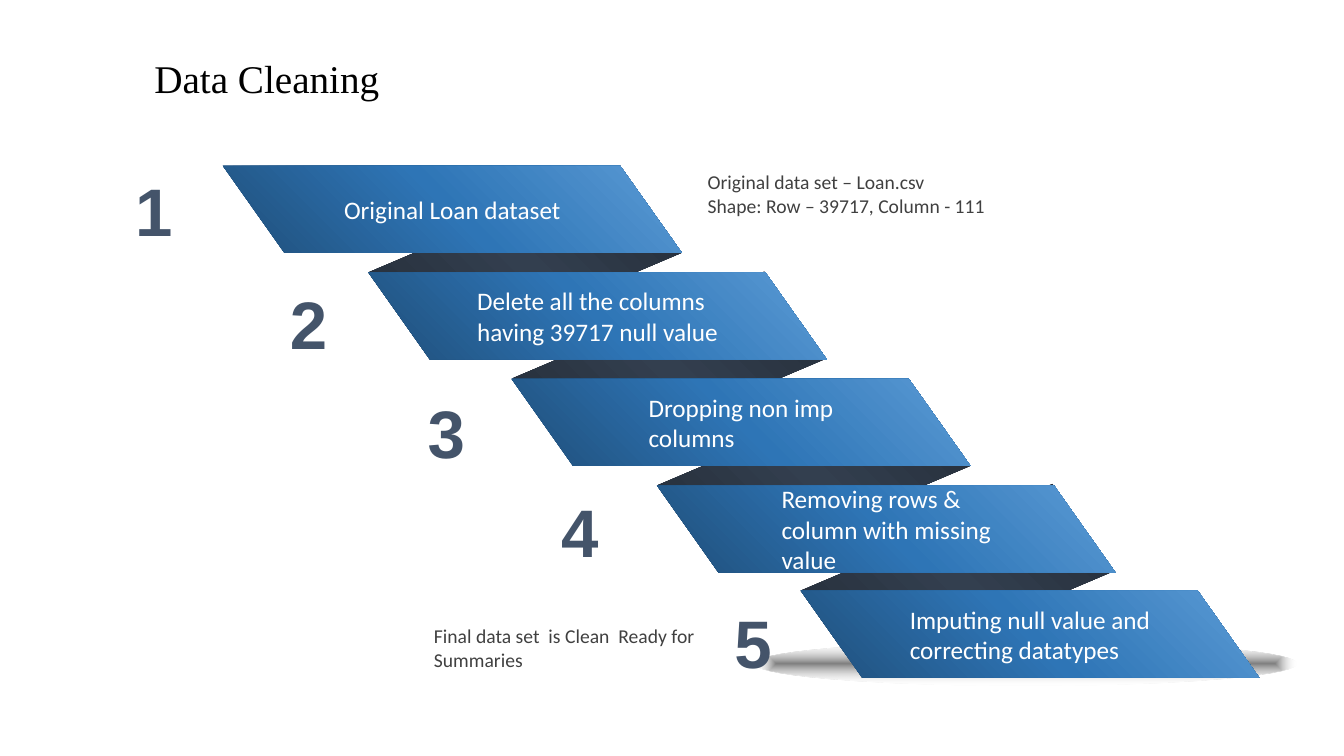
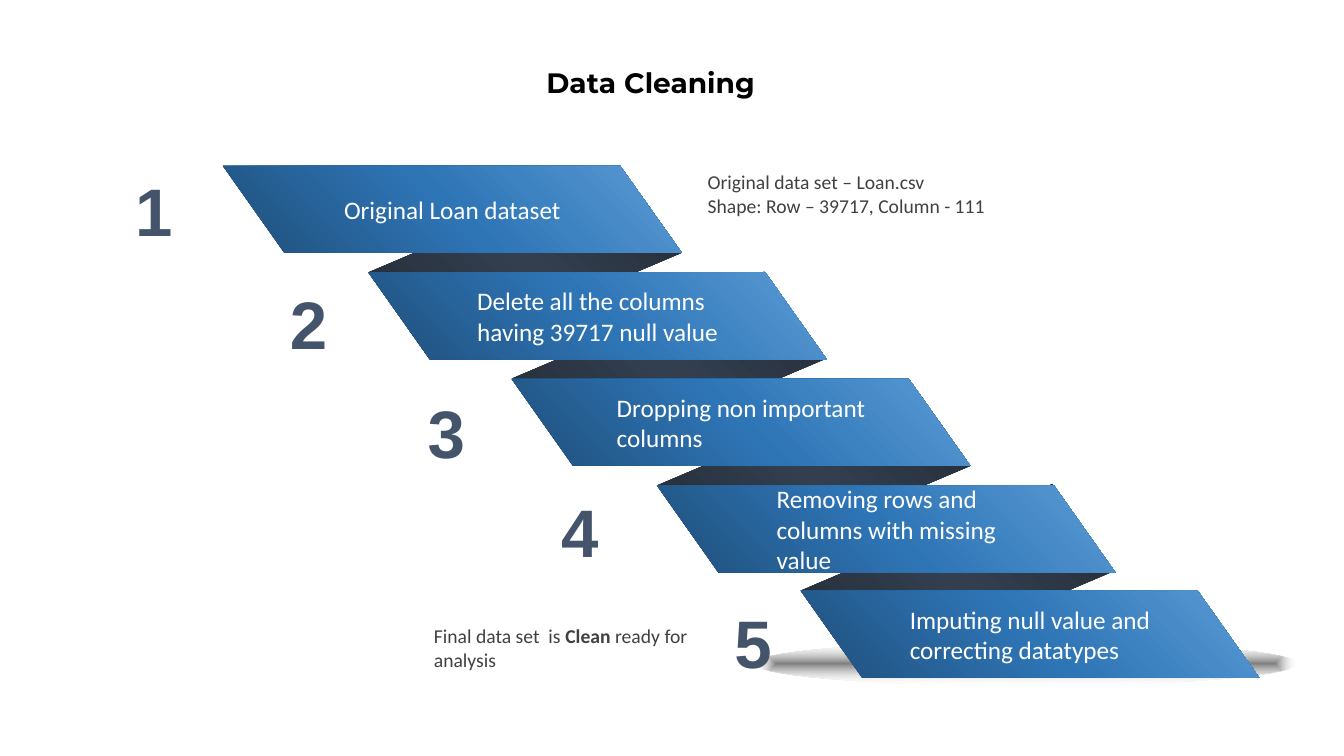
Before and after one commit to shuklavaibhav1994/Lending-Club-Case-Study, a slide deck: slide 5 of Lending_Club_Vaibhav_Pankaj.pptx. Drawn at 1344x756 pixels with LibreOffice and Linux fonts; fonts in the diff are those of the drawing; background and template pictures are left out. Boxes give left, top, right and bottom in pixels: in the first picture for what was removed or moved away, otherwise in the second. Text is boxed around its words. In the diff, an @@ line names an element or a change of style, - is before the commit and + after.

```diff
--- a/Lending_Club_Vaibhav_Pankaj.pptx
+++ b/Lending_Club_Vaibhav_Pankaj.pptx
@@ title "Data Cleaning" at [546,71,755,99]: size 28 to 20 pt, font Times New Roman to Montserrat, bold on; alignment left to centre @@
@@ text in freeform shape at [617,399,865,447]: text changed @@
-Dropping non imp columns
+Dropping non important columns
@@ text in freeform shape at [777,490,995,575]: text changed @@
-Removing rows & column with missing value
+Removing rows and columns with missing value
@@ text at [434,629,688,670]: text changed @@
-Final data set is Clean Ready for Summaries
+Final data set is Clean ready for analysis
```
Also in this commit, not shown: 21 other slides changed, 1 slide added.
